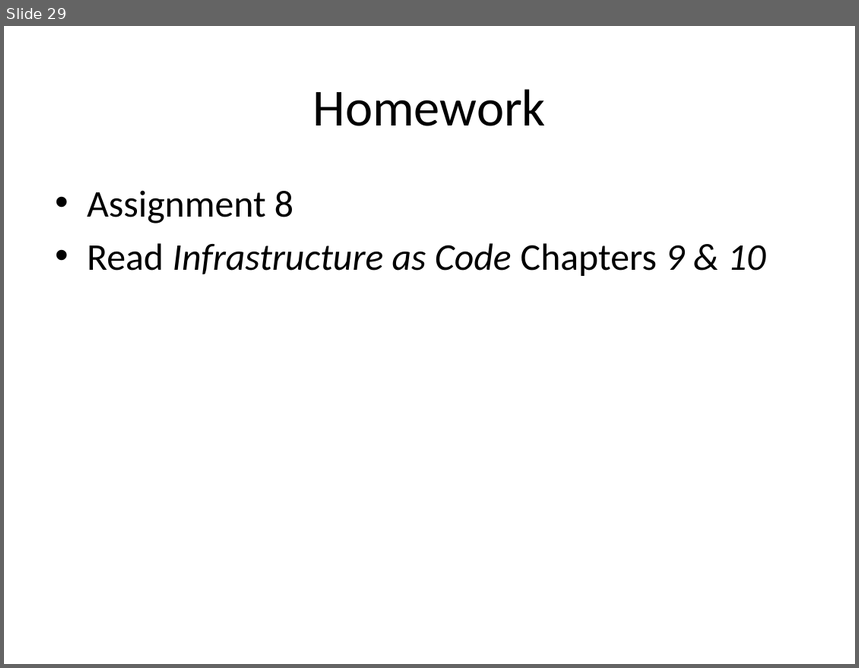
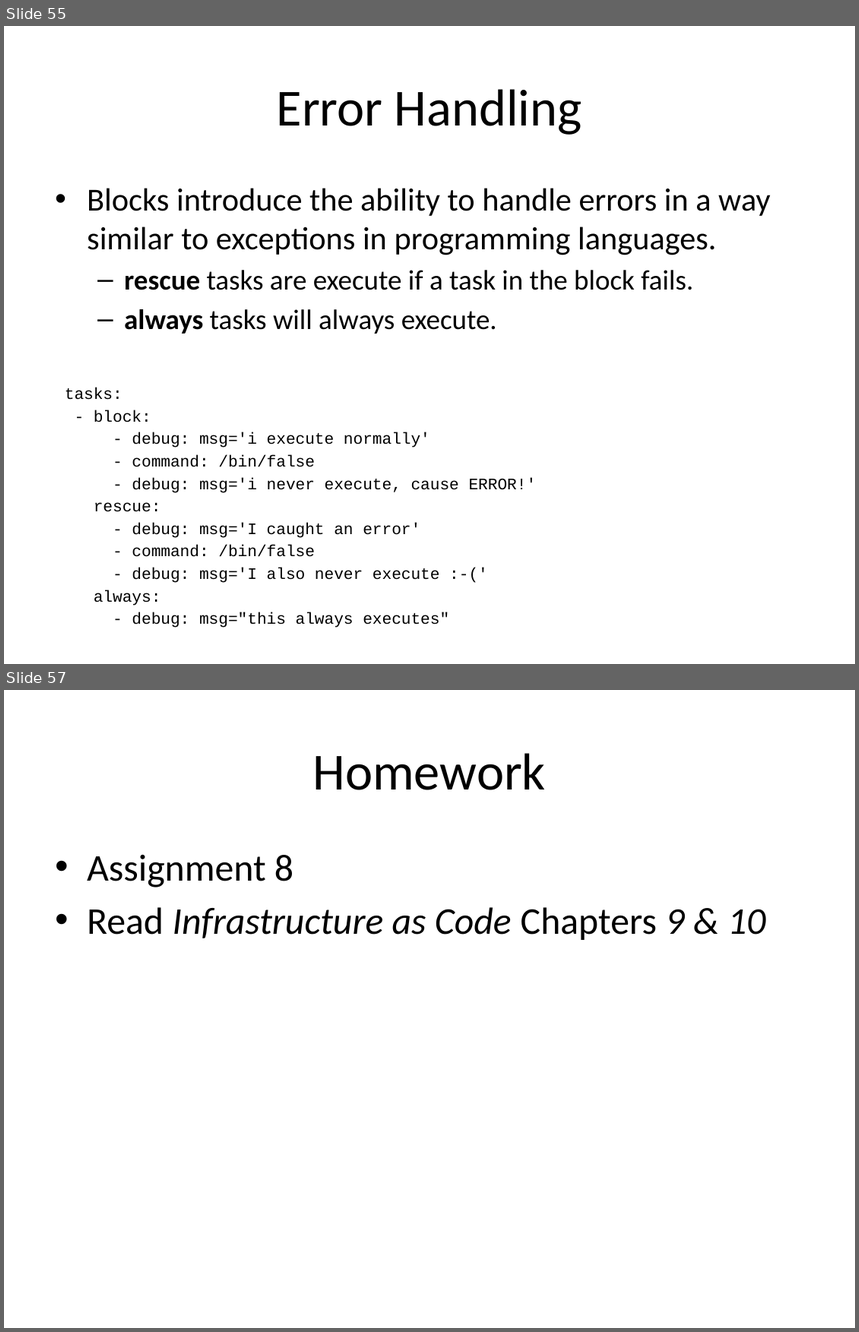
Before and after one commit to jasondbaker/infrastructure-class, a slide deck: lectures/infrastructure-week-10.pptx. Shown one above the other, each under a label of ours: slide 29 before the commit, slides 55 and 57 after it; the slides between them are not shown. The pictures are 859x668 and 859x1332 pixels, drawn with LibreOffice and Linux fonts; fonts in the diff are those of the drawing. Boxes give left, top, right and bottom in pixels: in the first picture for what was removed or moved away, otherwise in the second. Text is boxed around its words. In the diff, an @@ line names an element or a change of style, - is before the commit and + after.

```diff
--- a/lectures/infrastructure-week-10.pptx
+++ b/lectures/infrastructure-week-10.pptx
@@ slide 55 added at [4,26,855,664], background #FFFFFF @@
@@ title added at [277,89,582,135], 44 pt, text #000000 @@
+Error Handling
@@ text added at [65,188,770,606], 13.6 pt, text #000000 @@
+• Blocks introduce the ability to handle errors in a way similar to exceptions in programming languages.
+  – rescue tasks are execute if a task in the block fails.
+  – always tasks will always execute.
+tasks:
+- block:
+- debug: msg='i execute normally'
+- command: /bin/false
+- debug: msg='i never execute, cause ERROR!'
+rescue:
+- debug: msg='I caught an error'
+- command: /bin/false
+- debug: msg='I also never execute :-('
+always:
+- debug: msg="this always executes"
@@ what was slide 29 is now slide 57 @@
```
Also in this commit, not shown: 2 slides changed, 27 other slides added.
